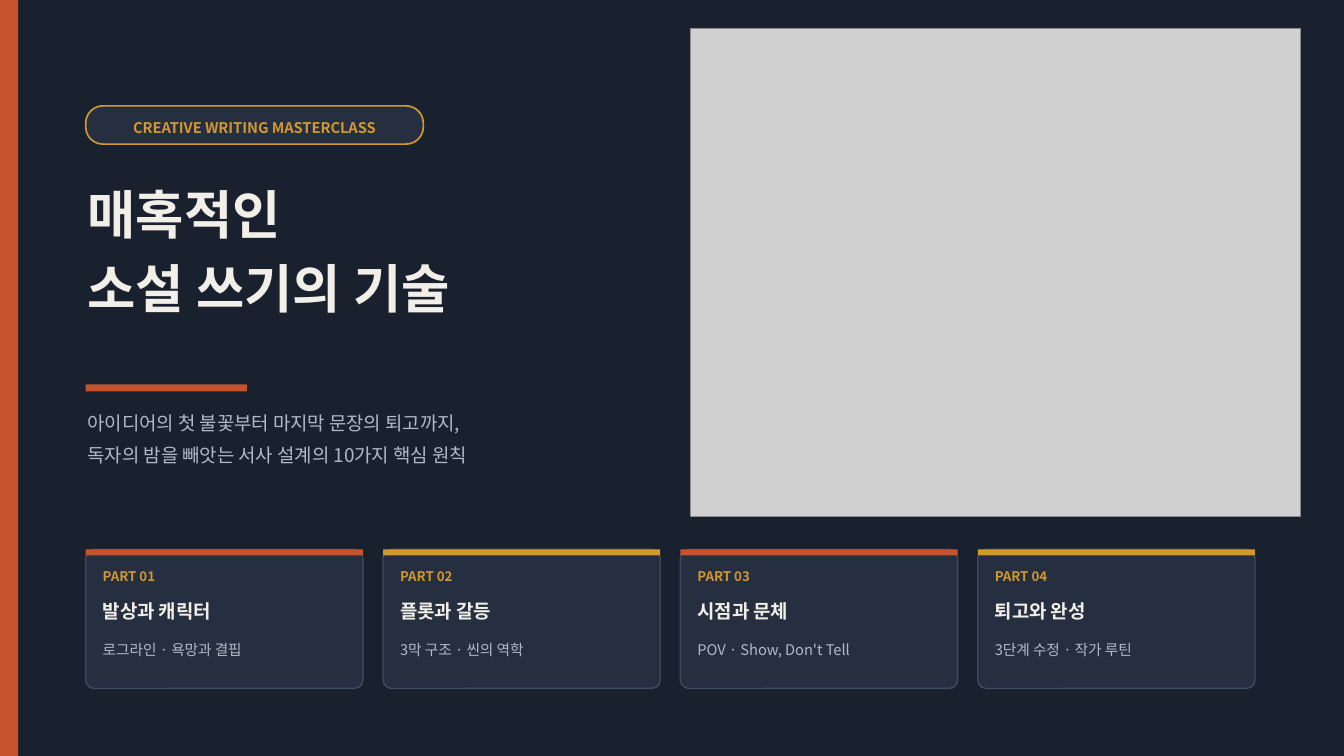
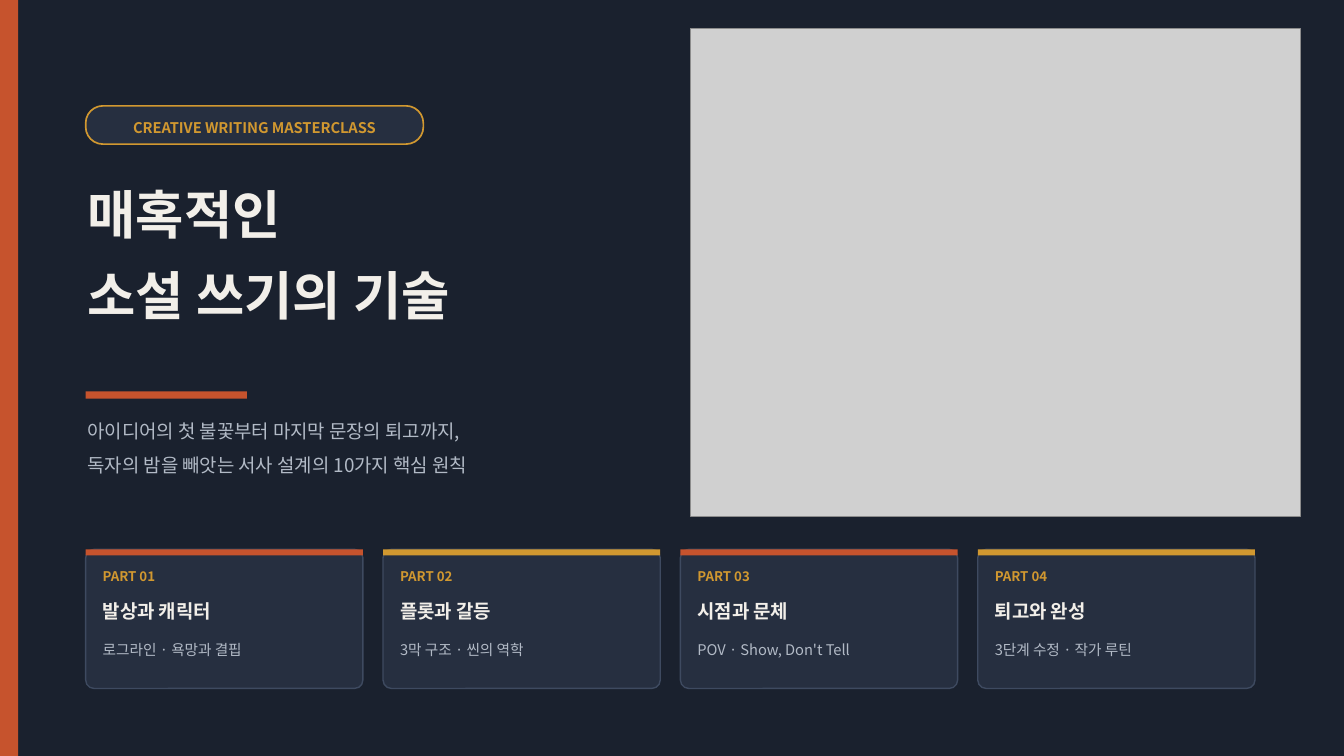
Before and after one commit to lietzsche/dev-lab, a slide deck: slide 1 of 소설쓰기_가이드.pptx. Drawn at 1344x756 pixels with LibreOffice and Linux fonts; fonts in the diff are those of the drawing; grey boxes stand for pictures. Boxes give left, top, right and bottom in pixels: in the first picture for what was removed or moved away, otherwise in the second. Text is boxed around its words. In the diff, an @@ line names an element or a change of style, - is before the commit and + after.

```diff
--- a/소설쓰기_가이드.pptx
+++ b/소설쓰기_가이드.pptx
@@ text at (88, 189, 450, 320): text changed @@
-매혹적인
-소설 쓰기의 기술
+매혹적인
+소설 쓰기의 기술
@@ rectangle: place and size @@
-rectangle at (86, 384, 247, 391)
+rectangle at (86, 391, 247, 398)
@@ text at (88, 422, 467, 474): text changed @@
-아이디어의 첫 불꽃부터 마지막 문장의 퇴고까지,
-독자의 밤을 빼앗는 서사 설계의 10가지 핵심 원칙
+아이디어의 첫 불꽃부터 마지막 문장의 퇴고까지,
+독자의 밤을 빼앗는 서사 설계의 10가지 핵심 원칙
```
Also in this commit, not shown: 5 other slides changed, 8 other files.
